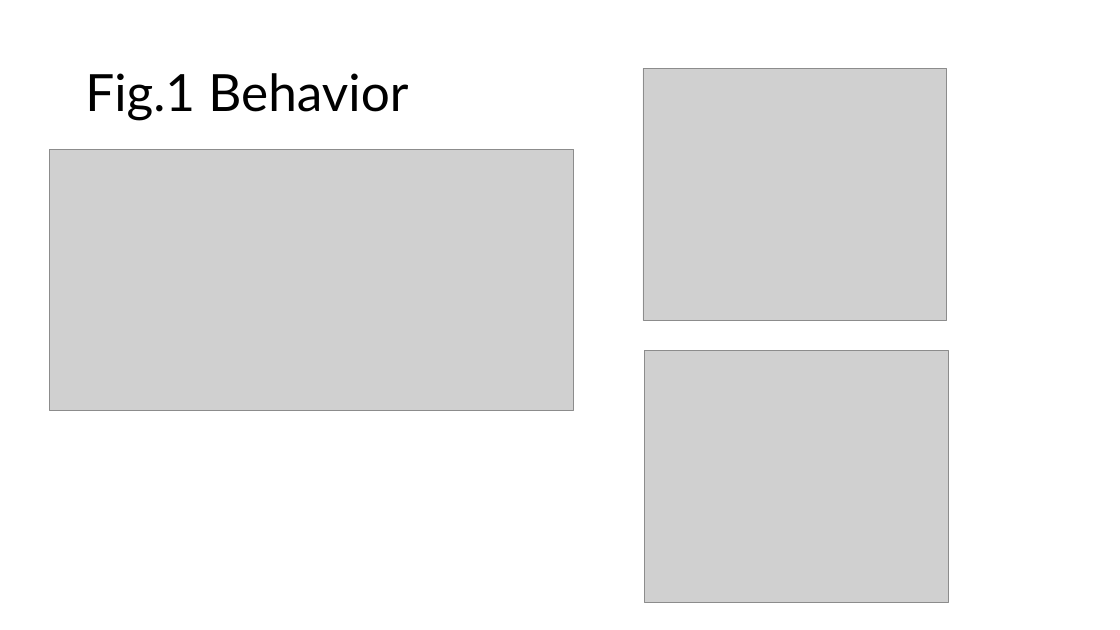
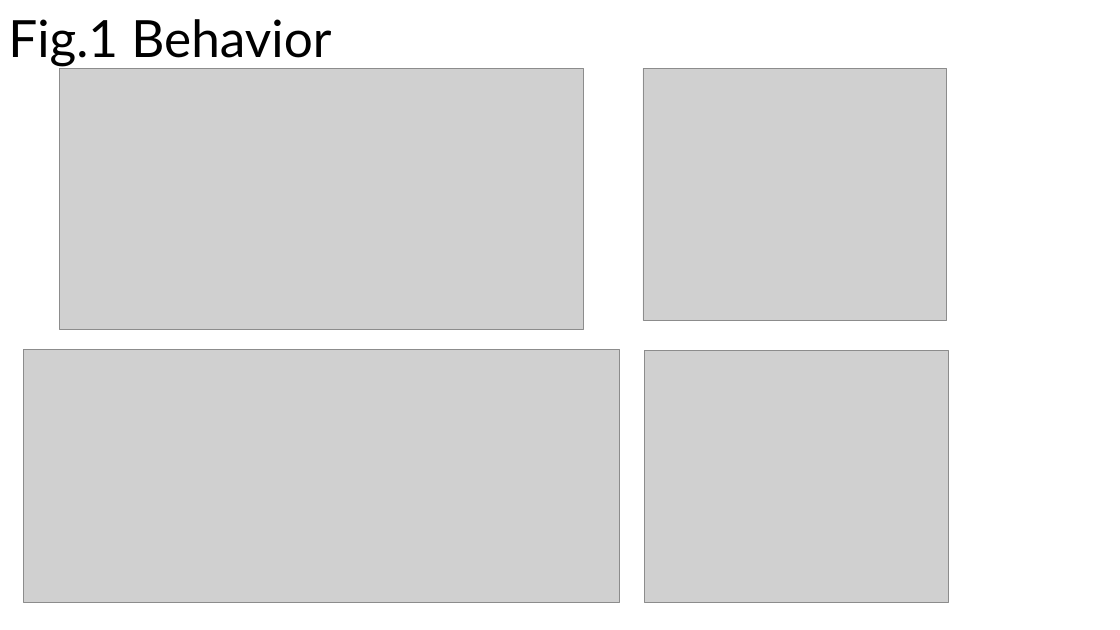
Before and after one commit to vaibrainium/prior-encoding-in-nhp-sc, a slide deck: slide 3 of dissemination/Prior encoding of Superior Colliculus in perceptual decision-making.pptx. Drawn at 1120x630 pixels with LibreOffice and Linux fonts; fonts in the diff are those of the drawing; grey boxes stand for pictures. Boxes give left, top, right and bottom in pixels: in the first picture for what was removed or moved away, otherwise in the second. Text is boxed around its words. In the diff, an @@ line names an element or a change of style, - is before the commit and + after.

```diff
--- a/dissemination/Prior encoding of Superior Colliculus in perceptual decision-making.pptx
+++ b/dissemination/Prior encoding of Superior Colliculus in perceptual decision-making.pptx
@@ title "Fig.1 Behavior": place and size @@
-title "Fig.1 Behavior" at bbox=[85, 73, 408, 120]
+title "Fig.1 Behavior" at bbox=[8, 19, 331, 67]
@@ picture: place and size @@
-picture at bbox=[50, 149, 574, 410]
+picture at bbox=[60, 68, 584, 329]
@@ picture added at bbox=[24, 350, 620, 602] @@
```
Also in this commit, not shown: 1 other slide changed, 2 other files.
